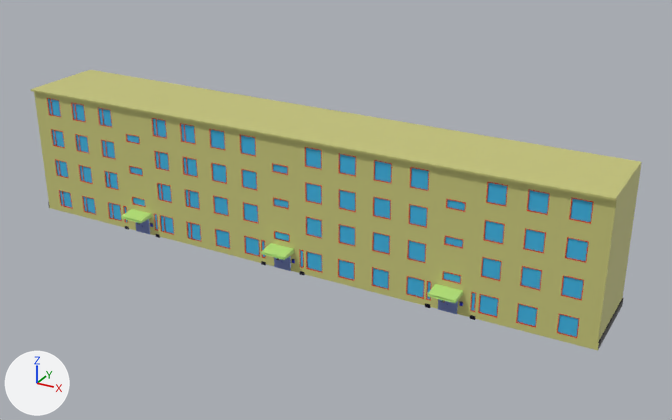
Renders of the Blender file testing/MapPrototype/models/house1.blend from each side of a commit.
Both versions are drawn from a camera (50 mm lens) standing at (50.4, -84.2, 48.3) and looking at (4.7, -1.1, 6.7). Arrows for +X, +Y and +Z are at lower left; the lights stay in place.

The scene before the commit, as lines of its bpy script (objects in view):
```python
mat_main = principled_material('main')
mat_main.base_color = (0.593, 0.584, 0.2)  # yellow #cac97c
me_cube_001 = bpy.data.meshes.new('Cube.001')
me_cube_001.from_pydata(...)  # 2679 vertices, 2107 faces, 5 loose edges; spans x -36.0..35.1, y -5.5..5.1, z -0.1..16.0
me_cube_001.materials.append(mat_main)  # yellow #cac97c
me_cube_001.materials.append(mat_dark_black)  # black #100e19
me_cube_001.materials.append(None)
me_cube_001.materials.append(mat_glass)  # cyan #3db7e7
me_cube_001.materials.append(mat_steel)  # black #150e29
ob_entrance1 = bpy.data.objects.new('Entrance1', None)
ob_entrance1.location = (-20.0, 0.0, 0.0)
ob_entrance1.instance_type = 'COLLECTION'
ob_entrance1.instance_collection = col_entrance2
ob_entrance3 = bpy.data.objects.new('Entrance3', None)
ob_entrance3.location = (20.0, 0.0, 0.0)
ob_entrance3.instance_type = 'COLLECTION'
ob_entrance3.instance_collection = col_entrance2
ob_main = bpy.data.objects.new('main', me_cube_001)
ob_main.location = (0.0, 0.0, 0.0)
ob_main.scale = (1.01, 1.0, 1.0)
ob_main.material_slots[2].link = 'OBJECT'; ob_main.material_slots[2].material = mat_wooden  # orange #e73600
```
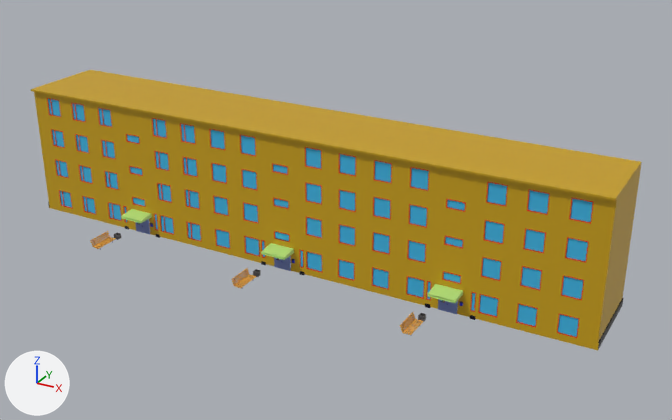
What the commit changed:
Material 'main' (mat_main) changes colour from yellow #cac97c to yellow #caa211; in linear values from (0.593, 0.584, 0.2) to (0.593, 0.359, 0.00569).
Material 'trash' (mat_trash) is new.
Its base color is (0.0732, 0.0671, 0.069) (dark grey #4c494a).
Material 'bench_2' (mat_bench_2) is new.
Its base color is (0.146, 0.146, 0.281) (blue #6b6b90).
Its metallic is 0.898.
Material 'bench_1' (mat_bench_1) is new.
Its base color is (0.8, 0.372, 0.0504) (orange #e7a43f).
Mesh me_cube_019 is new.
It has 40 vertices, 30 faces and spans x -1.901..-1.301, y -7.527..-6.927, z 0.0..0.63.
It uses material mat_trash (dark grey #4c494a).
Mesh me_cube_003 is new.
It has 128 vertices, 96 faces and spans x -1.0..1.0, y -1.0..15.2, z 0.0..29.9.
Faces by material slot: [60, 36].
It uses material mat_bench_1 (orange #e7a43f).
It uses material mat_bench_2 (blue #6b6b90).
col_entrance2 (col_entrance2) gains the line: col_entrance2.objects.link(ob_bench)
col_entrance2 (col_entrance2) gains the line: col_entrance2.objects.link(ob_trash)
Object 'trash' (ob_trash) is new; it shows me_cube_019.
Its location is (0.0, -0.6, 0.0).
Object 'bench' (ob_bench) is new; it shows me_cube_003.
Its location is (-1.16, -10.2, 0.0).
Its rotation in degrees is (0, 0, 90).
Its scale is (1.5, 0.075, 0.04).

Changed parts and their boxes [x1, y1, x2, y2] in the pictures (672 x 420 px):
'main', recoloured: [31, 70, 642, 350] in both
'Entrance3', reshaped (78% wider, 68% taller): before [428, 284, 463, 314]; after [400, 284, 463, 335]
'Entrance1', reshaped (94% wider, 62% taller): before [121, 209, 153, 234]; after [90, 209, 153, 250]
'bench', added: after [231, 268, 256, 288]
    faces in mat_bench_1 (orange #e7a43f): [231, 268, 256, 288]
'trash', added: after [253, 269, 261, 277]
